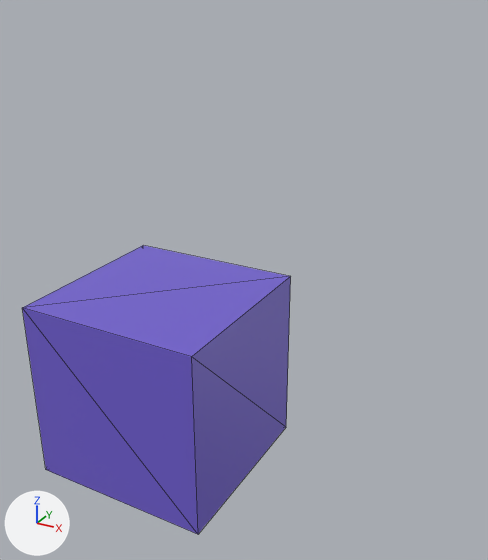
One commit to the COLLADA model res/cube.dae: the scene before it, then after it.
The view is the same before and after, from a camera (50 mm lens) standing at (3.85, -5.24, 3.95) and looking at (0.57, 0.71, 0.98). Every picture has the same lights, and +X, +Y and +Z are marked at lower left. Mesh edges are drawn as thin lines. Where no turn or scale is listed for an object, it has been applied to the vertices.
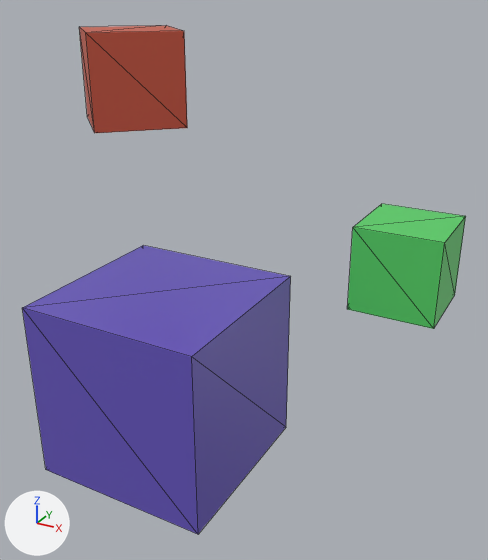
The newer file is also turned or shifted as a whole; pictures and numbers use the older file's frame.

Edits to the bpy script that builds the scene:
```text
Add mat_material_001:
    mat_material_001 = principled_material('Material_001')
    mat_material_001.base_color = (0.135, 0.0933, 0.512)  # blue #6756be
    mat_material_001.roughness = 0.39
Add mat_material_002:
    mat_material_002 = principled_material('Material_002')
    mat_material_002.base_color = (0.64, 0.0979, 0.049)  # red #d1583f
    mat_material_002.roughness = 0.44
Add mat_material_003:
    mat_material_003 = principled_material('Material_003')
    mat_material_003.base_color = (0.0933, 0.64, 0.131)  # green #56d165
    mat_material_003.roughness = 0.44
Change me_cube:
    where me_cube.from_pydata(...)  # 8 vertices, 12 faces; spans x -1.0..1.0, y -1.0..1.0, z -1.0..1.0
    remove me_cube.materials.append(mat_material)  # blue #7260d1
    add me_cube.materials.append(mat_material_001)  # blue #6756be
Add me_cube_002:
    me_cube_002.from_pydata([(0.0, 0.707, -0.5), (0.707, 0.0, -0.5), (0.0, -0.707, -0.5), (-0.707, 0.0, -0.5), (0.0, 0.707, 0.5), (0.707, 0.0, 0.5), (0.0, -0.707, 0.5), (-0.707, 0.0, 0.5)], [], [(0, 1, 2), (4, 7, 6), (0, 4, 5), (1, 5, 6), (2, 6, 7), (4, 0, 3), (3, 0, 2), (5, 4, 6), (1, 0, 5), (2, 1, 6), (3, 2, 7), (7, 4, 3)])
    me_cube_002.materials.append(mat_material_002)  # red #d1583f
Add me_cube_003:
    me_cube_003.from_pydata(...)  # a box spanning x -0.5..0.5, y -0.5..0.5, z -0.5..0.5
    me_cube_003.materials.append(mat_material_003)  # green #56d165
Add ob_cubevoisin:
    ob_cubevoisin = bpy.data.objects.new('CubeVoisin', me_cube_002)
    ob_cubevoisin.location = (-1.0, 1.0, 3.0)
Add ob_cubefils:
    ob_cubefils = bpy.data.objects.new('CubeFils', me_cube_003)
    ob_cubefils.location = (2.0, 2.0, 1.0)
```

Location of each change, [x1, y1, x2, y2] in pixels of the pictures (488 x 560 px):
'Cube', recoloured
    both: [23, 245, 291, 533]
'CubeFils', added (green)
    after: [347, 204, 466, 329]
'CubeVoisin', added (red)
    after: [79, 26, 187, 133]
